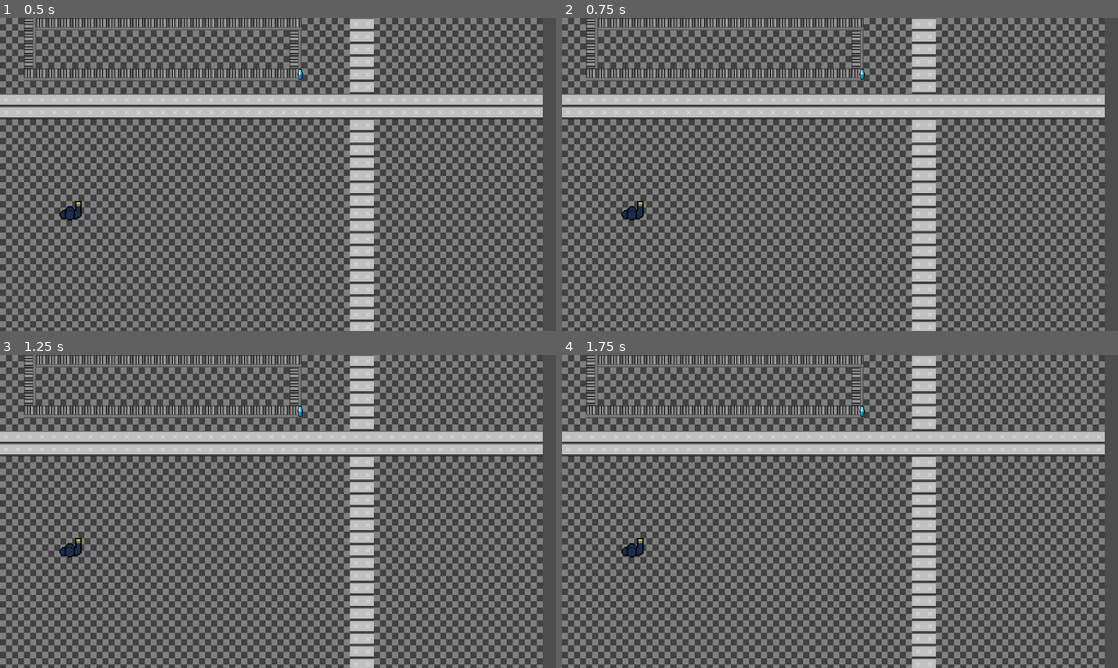
Above: before the commit, frames 1-4 (two rows, left to right).
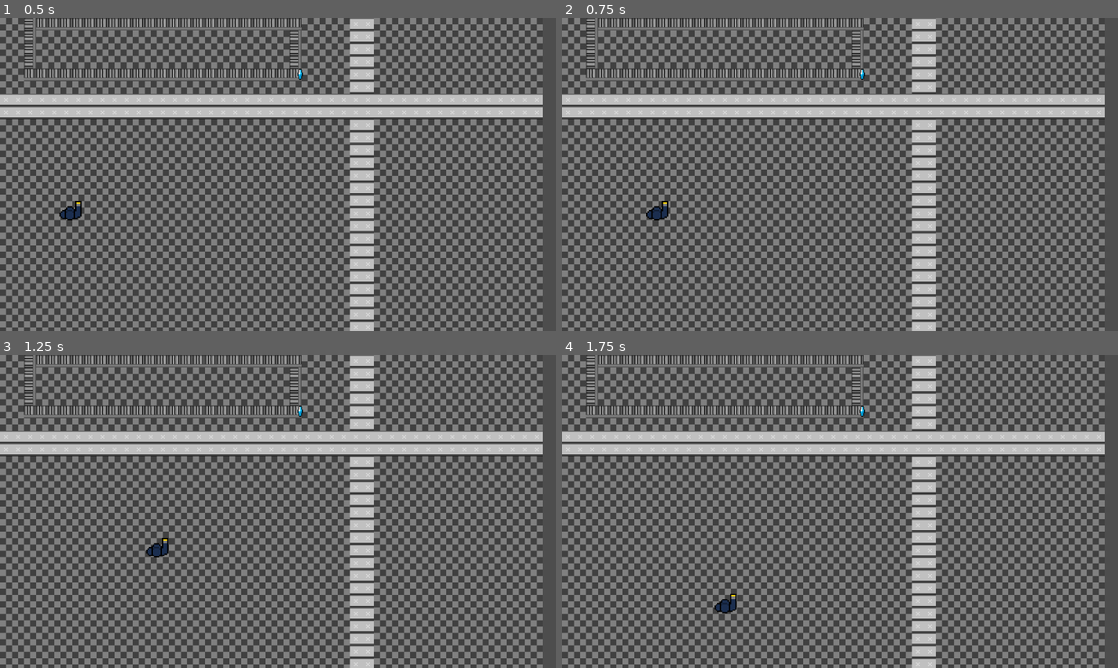
Above: after the commit, the same moments.

Repository: dareios99/berlinjam
Game: Godot game, scene res://main_level.tscn
The game is run twice, just before and just after one commit, with the same random seed, the same clock (stepped at 60 frames per second) and the same inputs.
Inputs:
- Up to frame 1 (0.5 s): no input
- Up to frame 2 (0.75 s): tap Enter at 0.5 s; hold Right from 0.53 s (still down)
- Up to frame 3 (1.25 s): keep holding Right
- Up to frame 4 (1.75 s): release Right at 1.28 s; hold Down from 1.28 s (still down)

Frame 1 is identical in both runs. In frame 2, 0.3% of the frame differs, in the area x 10-20%, y 58-65%; in frame 3, 0.3%, in the area x 10-31%, y 58-65%; in frame 4, 0.3%.
Error after the commit: Unable to iterate on object of type 'Object'. (res://person.gd:40)

Commit message:
Waypoints

Diff:
--- a/guard.tscn
+++ b/guard.tscn
@@ -1,16 +1,16 @@
-[gd_scene load_steps=4 format=3 uid="uid://beo4hjdyjjwpg"]
+[gd_scene load_steps=4 format=3 uid="uid://gfpbo7ou5uj4"]
 
 [ext_resource type="Script" path="res://person.gd" id="1_lh4b3"]
 [ext_resource type="Texture2D" uid="uid://dt37duhsa4ee3" path="res://imgs/guard.png" id="1_v082o"]
 
 [sub_resource type="CircleShape2D" id="CircleShape2D_poasi"]
-radius = 41.3038
+radius = 24.0208
 
 [node name="person" type="CharacterBody2D"]
 script = ExtResource("1_lh4b3")
 
 [node name="CollisionShape2D" type="CollisionShape2D" parent="."]
-position = Vector2(202, 556)
+position = Vector2(202, 562)
 shape = SubResource("CircleShape2D_poasi")
 
 [node name="texture" type="Sprite2D" parent="."]
--- a/main_level.gd
+++ /dev/null
@@ -1 +0,0 @@
-extends Node2D
--- a/main_level.tscn
+++ b/main_level.tscn
@@ -1,9 +1,9 @@
-[gd_scene load_steps=9 format=3 uid="uid://c6fhnw2t4jnnq"]
+[gd_scene load_steps=7 format=3 uid="uid://c6fhnw2t4jnnq"]
 
-[ext_resource type="Script" path="res://main_level.gd" id="1_78d55"]
+[ext_resource type="PackedScene" uid="uid://ccrd1ov7vl0a3" path="res://waypoint.tscn" id="4_oq586"]
 [ext_resource type="Texture2D" uid="uid://cvtyiv5ldg36k" path="res://imgs/Inside Tileset.png" id="4_y34q6"]
-[ext_resource type="PackedScene" uid="uid://beo4hjdyjjwpg" path="res://guard.tscn" id="5_577lp"]
-[ext_resource type="PackedScene" path="res://shiny_object.tscn" id="7_befto"]
+[ext_resource type="PackedScene" uid="uid://gfpbo7ou5uj4" path="res://guard.tscn" id="5_577lp"]
+[ext_resource type="PackedScene" uid="uid://cqv6n4k0yfpjw" path="res://shiny_object.tscn" id="7_befto"]
 
 [sub_resource type="TileSetAtlasSource" id="TileSetAtlasSource_7tqhw"]
 texture = ExtResource("4_y34q6")
@@ -89,7 +89,6 @@
 sources/1 = SubResource("TileSetAtlasSource_7tqhw")
 
 [node name="main_level" type="Node2D"]
-script = ExtResource("1_78d55")
 
 [node name="map" type="Node2D" parent="."]
 scale = Vector2(1.08487, 1.13496)
@@ -101,6 +100,7 @@
 layer_0/tile_data = PackedInt32Array(0, 1, 0, 65537, 1, 0, 65538, 65537, 65536, 131074, 65537, 65536, 131075, 1, 0, 196 …(18329 unchanged characters)…
 
 [node name="person" parent="." instance=ExtResource("5_577lp")]
+collision_mask = 3
 
 [node name="treasure" type="Node2D" parent="."]
 position = Vector2(737, -48)
@@ -110,3 +110,13 @@
 
 [node name="shiny_object2" parent="treasure" instance=ExtResource("7_befto")]
 position = Vector2(127, 210)
+
+[node name="guards" type="Node2D" parent="."]
+
+[node name="criminals" type="Node2D" parent="."]
+
+[node name="waypoints" type="Node2D" parent="."]
+
+[node name="waypoint1" parent="waypoints" instance=ExtResource("4_oq586")]
+
+[connection signal="body_exited" from="waypoints/waypoint1" to="." method="_on_waypoint_1_body_exited"]
--- a/person.gd
+++ b/person.gd
@@ -1,19 +1,81 @@
 class_name Person
 extends CharacterBody2D
 
-@onready var treasure_container = $"../treasure"
+#@onready var treasure_container = $"../treasure"
+@onready var criminals_container = $"../criminals"
+@onready var waypoints_container = $"../waypoints"
+
+
+enum GuardState { IDLE, PATROLLING, FOLLOWING}
+var guard_state := GuardState.IDLE
+var target
+
+var check_for_criminals_iterator:= 0
+var current_waypoint := 0
+
 
 
 func _ready() -> void:
 	pass
 
 
-func _physics_process(delta):
-	var target:Node2D
-	for diamond in treasure_container.get_children():
-		if _check_line_of_sight(diamond):
-			print("Found " + str(diamond.name))
+func _physics_process(delta:float):
+	check_for_criminals_iterator += 1
 
+	if guard_state == GuardState.IDLE or check_for_criminals_iterator >= 30:
+		check_for_criminals_iterator = 0
+		_look_for_criminals()
+
+	if guard_state == GuardState.PATROLLING:
+		_patrol()
+
+	if guard_state == GuardState.FOLLOWING:
+		# Follow the criminal
+		pass
+
+	_debug_input_movement()
+
+
+func _look_for_criminals() -> void:
+	for criminal in criminals_container:
+		if _check_line_of_sight(criminal):
+			guard_state = GuardState.FOLLOWING
+			target = criminal
+			return
+	guard_state = GuardState.PATROLLING
+
+
+func _patrol() -> void:
+	# Find the next waypoint and follow it
+	var possible_waypoints:Array = waypoints_container.get_children()
+
+	if current_waypoint > (possible_waypoints.size() - 1 ):
+		current_waypoint = 0
+
+	var next_movement_target:Vector2 = possible_waypoints[current_waypoint].global_position
+	# Do the movement logic
+
+
+func waypoint_reached(waypoint:Area2D) -> void:
+	if guard_state == GuardState.PATROLLING or guard_state == GuardState.IDLE:
+		var possible_waypoints:Array = waypoints_container.get_children()
+		if possible_waypoints[current_waypoint] == waypoint:
+			current_waypoint += 1
+
+
+func _debug_input_movement() -> void:
+	var move_speed:= 357.0
+	velocity = Vector2.ZERO
+	if Input.is_key_pressed(KEY_LEFT):
+		velocity.x -= move_speed
+	elif Input.is_key_pressed(KEY_RIGHT):
+		velocity.x += move_speed
+
+	if Input.is_key_pressed(KEY_UP):
+		velocity.y -= move_speed
+	elif Input.is_key_pressed(KEY_DOWN):
+		velocity.y += move_speed
+	move_and_slide()
 
 
 func _check_line_of_sight(with_object:Node2D) -> bool:
--- a/project.godot
+++ b/project.godot
@@ -28,3 +28,4 @@
 
 2d_physics/layer_1="People"
 2d_physics/layer_2="Terrain"
+2d_physics/layer_3="waypoints"
--- a/shiny_object.gd
+++ b/shiny_object.gd
@@ -10,11 +10,12 @@
 func collect_treasure(the_person:Person) -> void:
 	the_person.receive_treasure(type_of_treasure)
 	AudioManager.play_sound("treasure")
+	self_delete.call_deferred()
+
+
+func self_delete() -> void:
 	get_parent().remove_child(self)
 	self.queue_free()
-
-
-
 
 func _on_body_entered(body: Node2D) -> void:
 	if not body is Person:
--- a/singletons/audio_manager.gd
+++ b/singletons/audio_manager.gd
@@ -1,5 +1,4 @@
 extends Node2D
-
 
 
 var sound_collection:= {}
@@ -15,6 +14,7 @@
 
 	for sound_pair in sound_resources:
 		var player = AudioStreamPlayer.new()
+		add_child(player)
 		player.stream = sound_pair[1]
 		sound_collection[sound_pair[0]] = player
 
@@ -22,4 +22,4 @@
 
 func play_sound(sound:String) ->void:
 	if sound_collection.has(sound):
-		sound_collection["sound"].play()
+		sound_collection[sound].play()
--- /dev/null
+++ b/waypoint.gd
@@ -0,0 +1,9 @@
+extends Area2D
+
+
+
+
+
+func _on_body_entered(body: Node2D) -> void:
+	if body is Person:
+		body.waypoint_reached(self)
--- /dev/null
+++ b/waypoint.tscn
@@ -0,0 +1,16 @@
+[gd_scene load_steps=3 format=3 uid="uid://ccrd1ov7vl0a3"]
+
+[ext_resource type="Script" path="res://waypoint.gd" id="1_ijiig"]
+
+[sub_resource type="CircleShape2D" id="CircleShape2D_sh4jb"]
+
+[node name="waypoint1" type="Area2D"]
+position = Vector2(642, 409)
+collision_layer = 4
+script = ExtResource("1_ijiig")
+
+[node name="CollisionShape2D" type="CollisionShape2D" parent="."]
+position = Vector2(0, 2)
+shape = SubResource("CircleShape2D_sh4jb")
+
+[connection signal="body_entered" from="." to="." method="_on_body_entered"]
